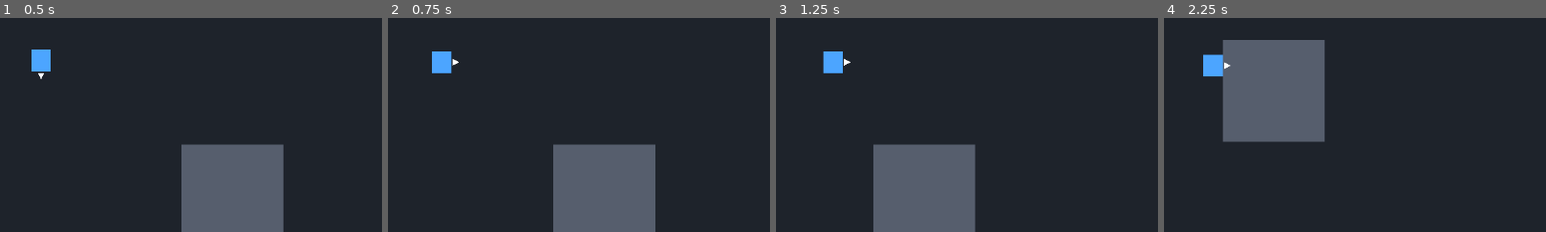
Above: before the commit, frames 1-4 (left to right).
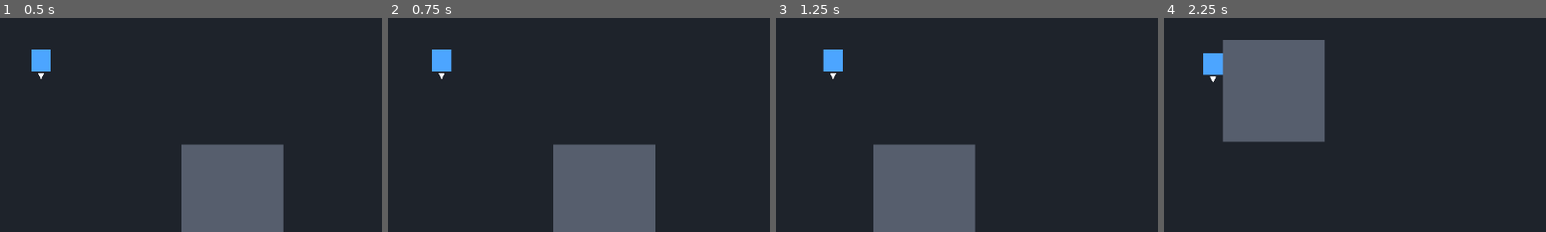
Above: after the commit, the same moments.

Repository: kikajima/dragonballsoullegacy
Game: Godot game, scene res://scenes/bootstrap/bootstrap.tscn
The game is run twice, just before and just after one commit, with the same random seed, the same clock (stepped at 60 frames per second) and the same inputs.
Inputs:
- Up to frame 1 (0.5 s): no input
- Up to frame 2 (0.75 s): tap Enter at 0.5 s; hold D (move_right) from 0.53 s (still down); tap J (attack) at 0.6 s
- Up to frame 3 (1.25 s): keep holding D (move_right)
- Up to frame 4 (2.25 s): release D (move_right) at 1.28 s; hold S (move_down) 1.28-2.03 s; tap Shift (block) at 1.35 s; hold D (move_right) from 2.03 s (still down); hold L (charge_ki) from 2.03 s (still down)
The pictures show only the part of the screen within x 45-95%, y 40-90%; the shares and areas given below are measured in that part.

Frame 1 is identical in both runs. In frame 2, 0.2% of the frame differs, in the area x 11-19%, y 14-29%; in frame 3, 0.2%; in frame 4, 0.2%, in the area x 10-18%, y 16-30%.
Error after the commit: Parse Error: Cannot find member "max" in base "PackedInt32Array". (res://actors/player/player_animation_controller.gd:57)

Commit message:
feat: load local Goku idle and walk sprite sheet

Diff:
--- a/actors/player/player_animation_controller.gd
+++ b/actors/player/player_animation_controller.gd
@@ -1,6 +1,20 @@
 class_name PlayerAnimationController
 extends Node
 
+const DIRECTION_ROWS := {
+	&"down": 0,
+	&"left": 1,
+	&"right": 2,
+	&"up": 3,
+}
+
+@export_file("*.png")
+var sprite_sheet_path: String = "res://assets/sprites/characters/goku/processed/goku_buus_fury_base.png"
+
+@export var frame_size: Vector2i = Vector2i(32, 32)
+@export var idle_column: int = 0
+@export var walk_columns: PackedInt32Array = PackedInt32Array([2, 3, 4, 5])
+@export var walk_fps: float = 8.0
 @export var walk_bob_amplitude: float = 1.0
 @export var walk_bob_speed: float = 12.0
 
@@ -10,6 +24,9 @@
 @onready var facing_marker: Polygon2D = placeholder.get_node("FacingMarker") as Polygon2D
 
 var _bob_phase: float = 0.0
+
+func _ready() -> void:
+	_try_build_sprite_frames()
 
 func update_visual(state: StringName, facing: StringName, delta: float) -> void:
 	var animation_name := StringName("%s_%s" % [state, facing])
@@ -28,6 +45,62 @@
 	placeholder.visible = true
 	_update_placeholder_facing(facing)
 	_update_placeholder_motion(state, delta)
+
+func _try_build_sprite_frames() -> void:
+	if not ResourceLoader.exists(sprite_sheet_path):
+		return
+
+	var sheet := load(sprite_sheet_path) as Texture2D
+	if sheet == null:
+		return
+
+	var required_width := (walk_columns.max() + 1) * frame_size.x
+	var required_height := DIRECTION_ROWS.size() * frame_size.y
+
+	if sheet.get_width() < required_width or sheet.get_height() < required_height:
+		push_warning(
+			"Sprite sheet inesperado em %s. Esperado ao menos %dx%d, recebido %dx%d."
+			% [
+				sprite_sheet_path,
+				required_width,
+				required_height,
+				sheet.get_width(),
+				sheet.get_height(),
+			]
+		)
+		return
+
+	var frames := SpriteFrames.new()
+	if frames.has_animation(&"default"):
+		frames.remove_animation(&"default")
+
+	for facing: StringName in DIRECTION_ROWS:
+		var row: int = DIRECTION_ROWS[facing]
+		var idle_name := StringName("idle_%s" % facing)
+		var walk_name := StringName("walk_%s" % facing)
+
+		frames.add_animation(idle_name)
+		frames.set_animation_loop(idle_name, true)
+		frames.set_animation_speed(idle_name, 1.0)
+		frames.add_frame(idle_name, _atlas_frame(sheet, idle_column, row))
+
+		frames.add_animation(walk_name)
+		frames.set_animation_loop(walk_name, true)
+		frames.set_animation_speed(walk_name, walk_fps)
+
+		for column in walk_columns:
+			frames.add_frame(walk_name, _atlas_frame(sheet, column, row))
+
+	sprite.sprite_frames = frames
+
+func _atlas_frame(sheet: Texture2D, column: int, row: int) -> AtlasTexture:
+	var frame := AtlasTexture.new()
+	frame.atlas = sheet
+	frame.region = Rect2(
+		Vector2(column * frame_size.x, row * frame_size.y),
+		Vector2(frame_size.x, frame_size.y)
+	)
+	return frame
 
 func _has_animation(animation_name: StringName) -> bool:
 	if sprite.sprite_frames == null:
